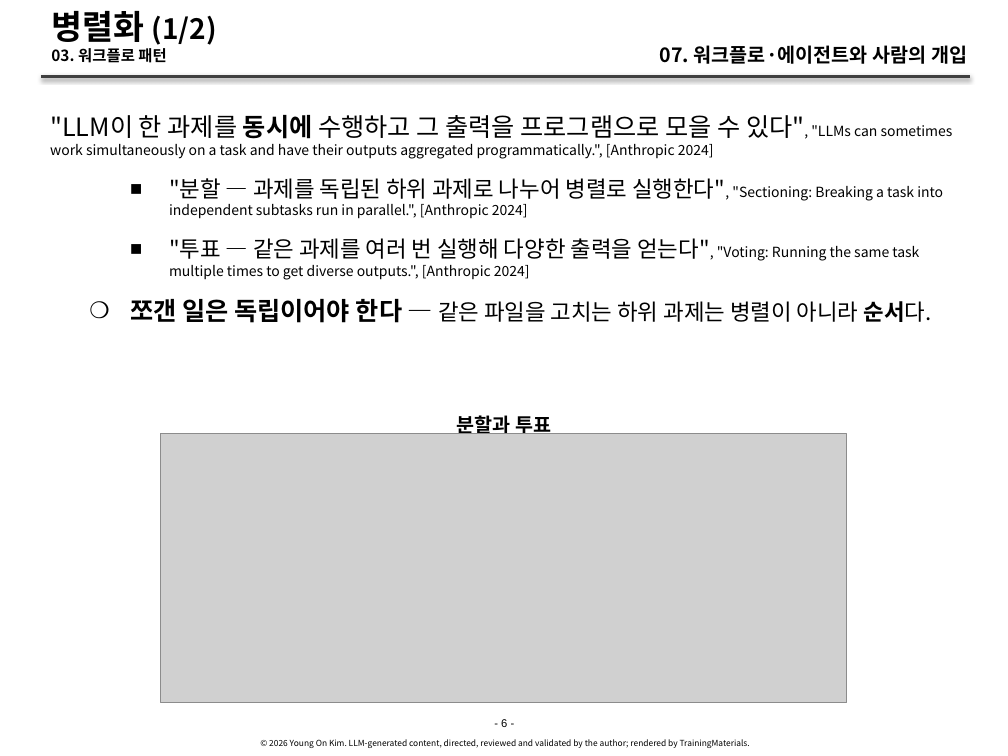
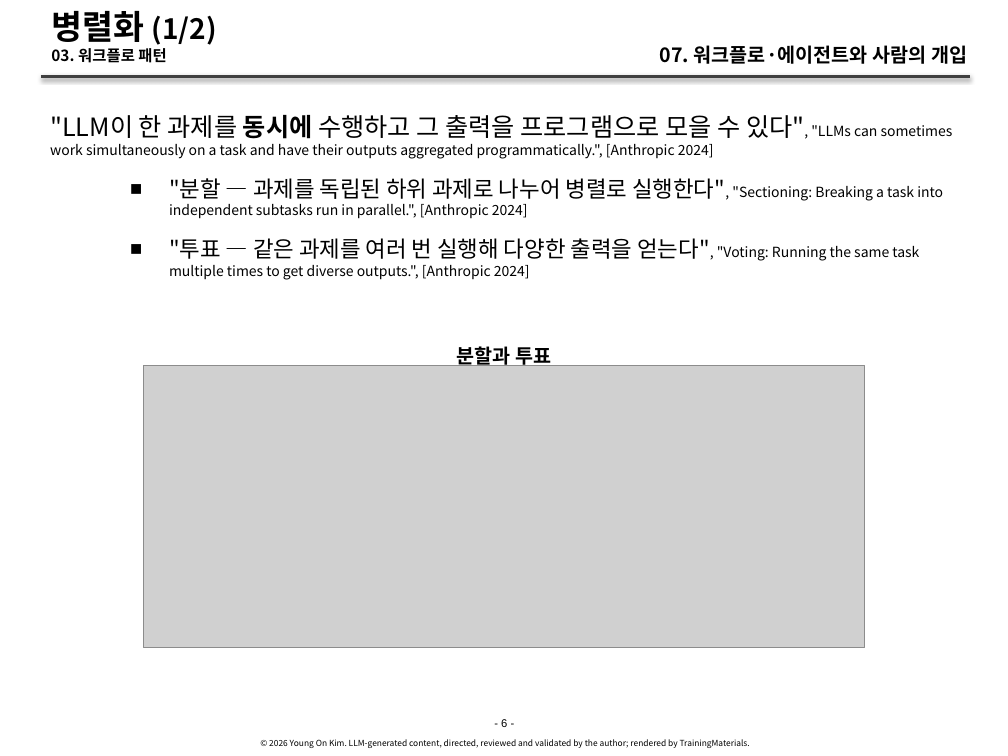
Before and after one commit to YoungSan77/TrainingMaterials, a slide deck: slide 6 of courses/ai-native/sessions/s07.pptx. Drawn at 1008x756 pixels with LibreOffice and Linux fonts; fonts in the diff are those of the drawing; grey boxes stand for pictures. Boxes give left, top, right and bottom in pixels: in the first picture for what was removed or moved away, otherwise in the second. Text is boxed around its words. In the diff, an @@ line names an element or a change of style, - is before the commit and + after.

```diff
--- a/courses/ai-native/sessions/s07.pptx
+++ b/courses/ai-native/sessions/s07.pptx
@@ text at <box>130,299,932,323</box>: paragraph removed @@
-    ❍ 쪼갠 일은 독립이어야 한다 — 같은 파일을 고치는 하위 과제는 병렬이 아니라 순서다.
@@ text "분할과 투표": place and size @@
-text "분할과 투표" at <box>457,412,551,434</box>
+text "분할과 투표" at <box>457,343,551,366</box>
@@ picture: place and size @@
-picture at <box>161,434,848,703</box>
+picture at <box>143,365,865,647</box>
```
Also in this commit, not shown: 8 other slides changed, 29 other files.
